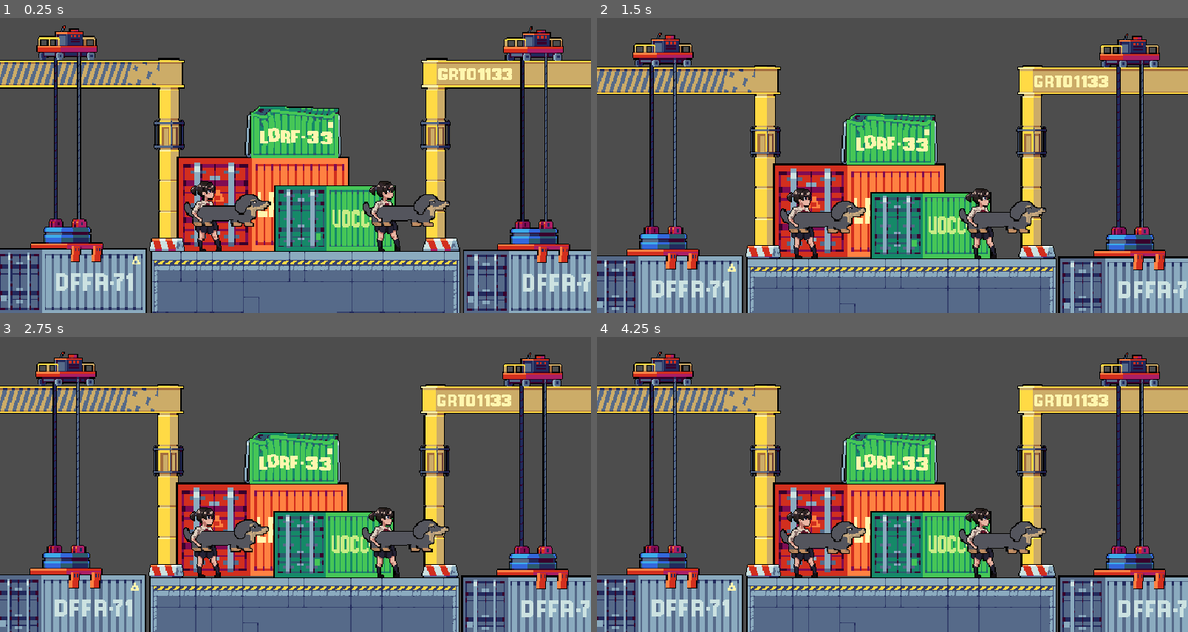
Above: before the commit, frames 1-4 (two rows, left to right).
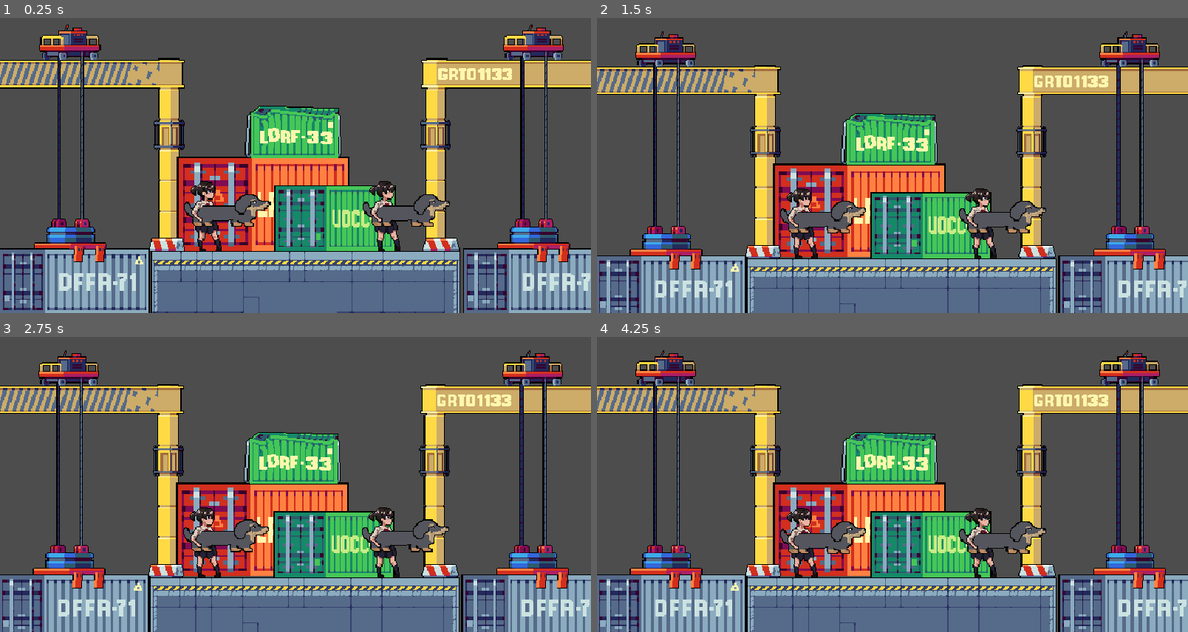
Above: after the commit, the same moments.

Repository: RenePlattnerCS/GodotDogGame
Game: Godot game, scene res://Levels/Level1.tscn
The game is run twice, just before and just after one commit, with the same random seed, the same clock (stepped at 60 frames per second) and the same inputs.
Inputs:
- Up to frame 1 (0.25 s): no input
- Up to frame 2 (1.5 s): no input
- Up to frame 3 (2.75 s): no input
- Up to frame 4 (4.25 s): no input

The runs differ from the first frame. In frame 1, 7.1% of the frame differs, in the area x 0-100%, y 2-100%; in frame 2, 6.6%; in frame 3, 6.6%; in frame 4, 6.9%.

Commit message:
cargo drops to correct spot

Diff:
--- a/Levels/Level1.tscn
+++ b/Levels/Level1.tscn
@@ -148,10 +148,10 @@
 [node name="Stage" type="Node2D" parent="." unique_id=1898055944]
 
 [node name="CargoCart2" parent="Stage" unique_id=1175306088 instance=ExtResource("8_3momc")]
-position = Vector2(252, -228)
+position = Vector2(252, -229)
 
 [node name="CargoCart" parent="Stage" unique_id=2108662638 instance=ExtResource("8_3momc")]
-position = Vector2(-230, -229)
+position = Vector2(-226.675, -229)
 
 [node name="Cargo" type="Node2D" parent="Stage" unique_id=766573068]
 z_index = -1
--- a/Prefabs/cart.tscn
+++ b/Prefabs/cart.tscn
@@ -124,7 +124,8 @@
 texture_repeat = 2
 sprite_frames = SubResource("SpriteFrames_ikec7")
 animation = &"iddle"
-frame_progress = 0.2589207
+autoplay = "iddle"
+frame_progress = 0.59015316
 script = ExtResource("2_6ohuo")
 
 [node name="Rope2" type="Sprite2D" parent="." unique_id=211995453]
